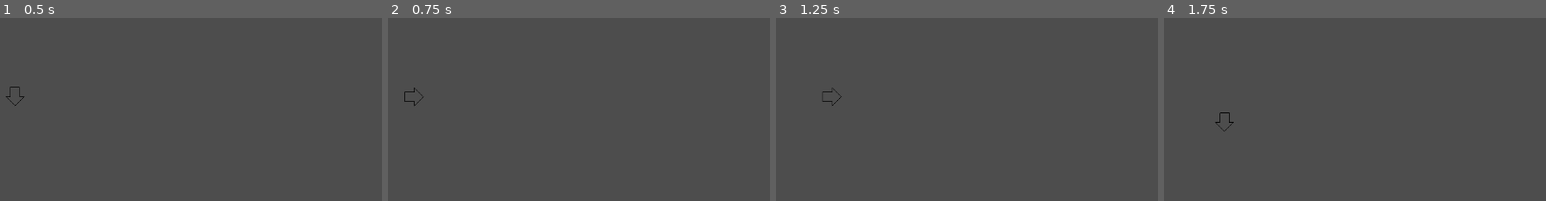
Above: before the commit, frames 1-4 (left to right).
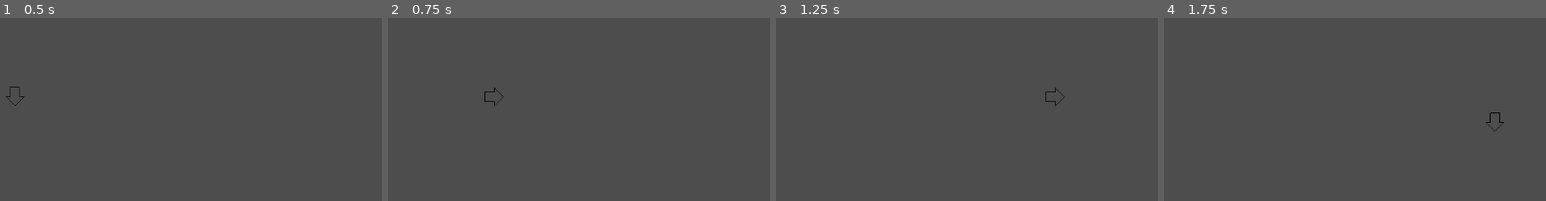
Above: after the commit, the same moments.

Repository: pepe20p/vault_of_infinity
Game: Godot game, scene res://level.tscn
Same seed, same stepped clock (60 frames per second), same inputs: the game is played once before the commit and once after it. The project has no main scene, so this scene is started directly.
Inputs:
- Up to frame 1 (0.5 s): no input
- Up to frame 2 (0.75 s): tap Enter at 0.5 s; hold Right (direita) from 0.53 s (still down); hold Space (dash) from 0.53 s (still down)
- Up to frame 3 (1.25 s): keep holding Right (direita); keep holding Space (dash)
- Up to frame 4 (1.75 s): release Right (direita) at 1.28 s; release Space (dash) at 1.28 s; hold Down (baixo) from 1.28 s (still down); tap Space (dash) at 1.35 s

Frame 1 is identical in both runs. In frame 2, 0.1% of the frame differs, in the area x 4-31%, y 38-48%; in frame 3, 0.1%; in frame 4, 0.1%.

Commit message:
dash
implementado o dash

Diff:
--- a/player/player.tscn
+++ b/player/player.tscn
@@ -81,6 +81,9 @@
 [node name="player" type="CharacterBody2D"]
 script = ExtResource("1_s1ujw")
 
+[node name="Timer_dash_duracao" type="Timer" parent="."]
+wait_time = 0.05
+
 [node name="CollisionShape2D" type="CollisionShape2D" parent="."]
 texture_filter = 1
 shape = SubResource("CircleShape2D_dvwoq")
@@ -96,3 +99,9 @@
 "": SubResource("AnimationLibrary_dr66v")
 }
 autoplay = "horizontal"
+
+[node name="Timer_dash_cooldown" type="Timer" parent="."]
+wait_time = 0.2
+
+[connection signal="timeout" from="Timer_dash_duracao" to="." method="_on_timer_dash_duracao_timeout"]
+[connection signal="timeout" from="Timer_dash_cooldown" to="." method="_on_timer_dash_cooldown_timeout"]
--- a/player/scripts/player.gd
+++ b/player/scripts/player.gd
@@ -3,7 +3,12 @@
 var cardinal : Vector2 = Vector2.DOWN
 var direction : Vector2 = Vector2.ZERO
 const speed : float = 100
+const dash_speed : float = 1700
+
+
 var state : String = "ocioso"
+var dash : bool = false
+var pode_dash: bool = true
 
 @onready var sprite: Sprite2D = $Sprite2D
 @onready var animation_player: AnimationPlayer = $AnimationPlayer
@@ -18,10 +23,19 @@
 
 	direction.y = Input.get_action_strength("baixo") - Input.get_action_strength("cima")
 	direction.x = Input.get_action_strength("direita") - Input.get_action_strength("esquerda")
-	velocity = direction * speed
-	print(animation_player.current_animation)
+
+	if Input.get_action_strength("dash") and pode_dash:
+		dash = true
+		#print("deu dash")
+		$Timer_dash_duracao.start()
+		$Timer_dash_cooldown.start()
+
+	if dash:
+		velocity = direction.normalized() * dash_speed
+		pode_dash = false
+	else:
+		velocity = direction.normalized() * speed
 	if DefineDirecao() == true:
-		print("atualizou")
 		AtualizaAnimacao()
 	pass
 
@@ -59,3 +73,10 @@
 	if cardinal == Vector2.DOWN: return "baixo"
 	elif cardinal == Vector2.UP: return "cima"
 	else: return "horizontal"
+
+
+func _on_timer_dash_duracao_timeout() -> void:
+	dash = false
+
+func _on_timer_dash_cooldown_timeout() -> void:
+	pode_dash = true
